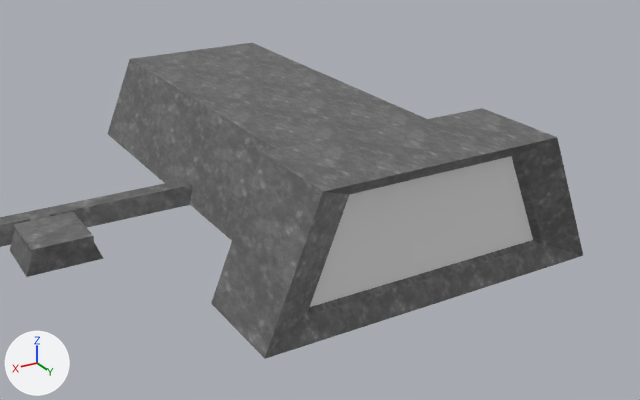
One commit to the Blender file models/hoth_hanger.blend: the scene before it, then after it.
Rendered twice from a 50 mm camera at (71.8, 131.6, 59.7) aimed at (-0.8, 10.5, -0.8). The lights are fixed; the arrows at lower left show +X, +Y and +Z.

Objects in the first picture: 'Cube', 'door_l', 'door_r', 'hanger'.
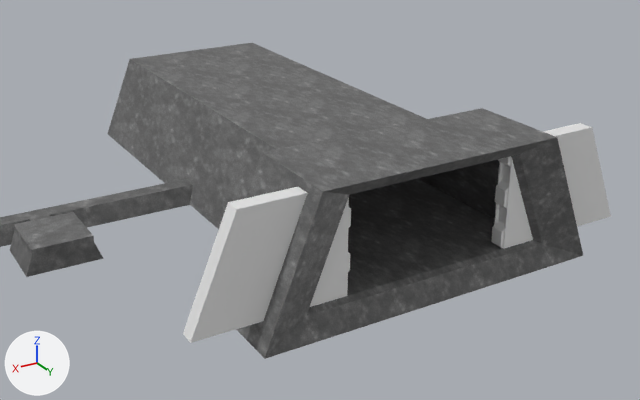
What differs and where, as boxes (x1, y1, x2, y2) in the pictures (640 x 400 px):
'door_r', moved: before (310, 174, 435, 307); after (183, 187, 351, 343)
'door_l', moved: before (430, 156, 533, 271); after (491, 123, 611, 249)

The change, as a diff of the scene's bpy script:
```diff
--- a/models/hoth_hanger.blend.py
+++ b/models/hoth_hanger.blend.py
@@ ob_door_r @@
 ob_door_r = bpy.data.objects.new('door_r', me_cube)
-ob_door_r.location = (0.0, 41.2, 0.0)
+ob_door_r.location = (14.0, 41.2, 0.0)
@@ ob_door_l @@
 ob_door_l = bpy.data.objects.new('door_l', me_cube_001)
-ob_door_l.location = (0.0, 41.2, 0.0)
+ob_door_l.location = (-14.0, 41.2, 0.0)
```
